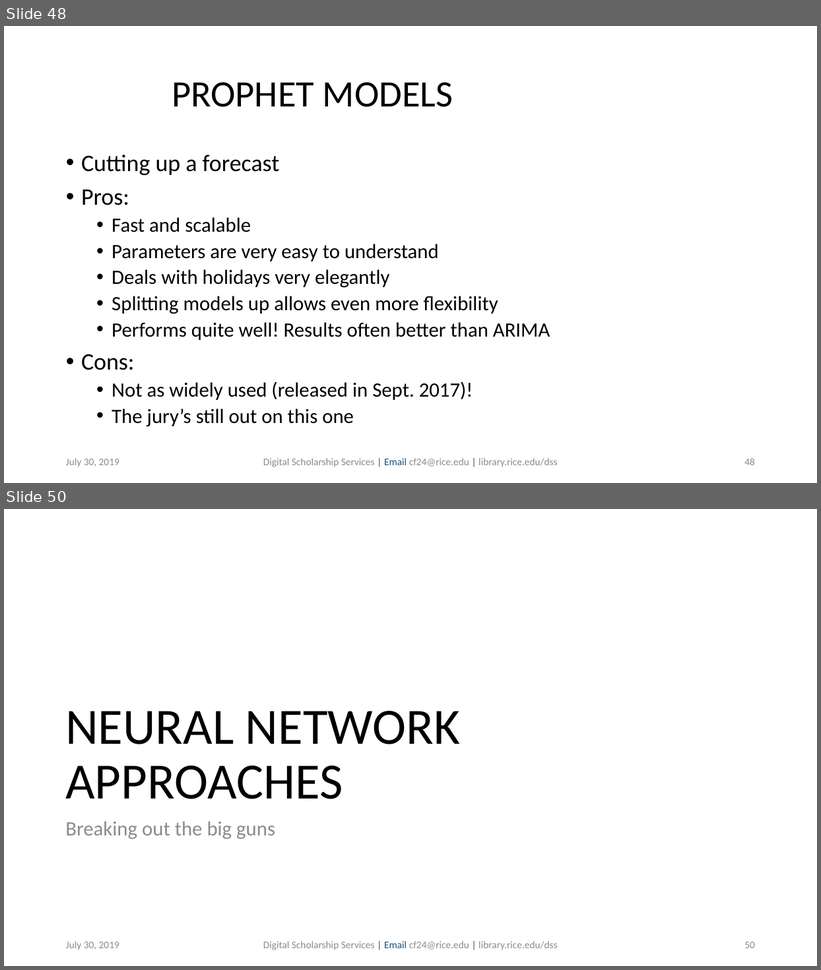
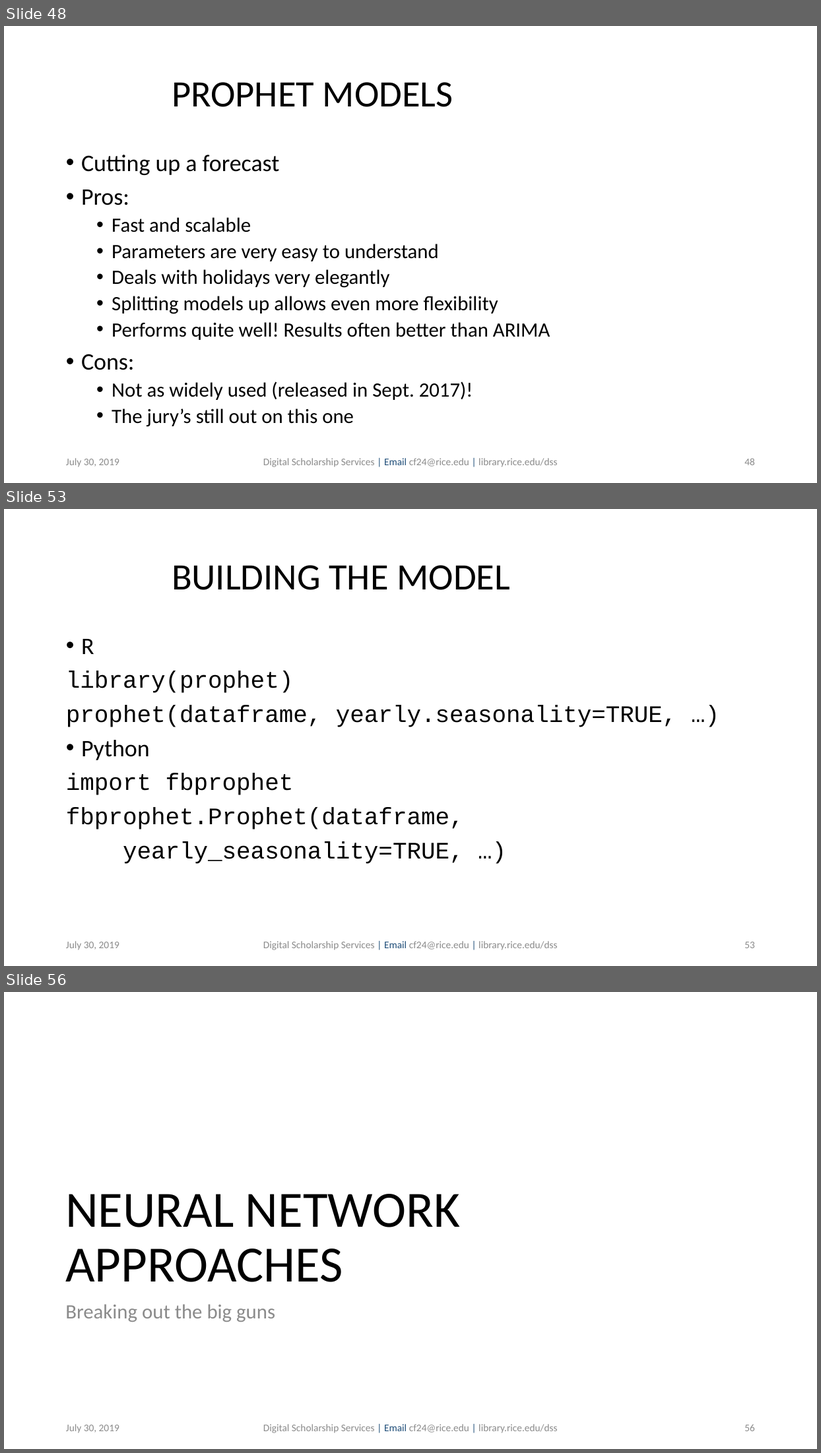
Before and after one commit to bakitybacon/rice-data-and-donuts, a slide deck: tsa/Introduction to Time Series Analysis.pptx. Shown one above the other, each under a label of ours: slides 48 and 50 before the commit, slides 48, 53 and 56 after it; the slides between them are not shown. The pictures are 821x970 and 821x1453 pixels, drawn with LibreOffice and Linux fonts; fonts in the diff are those of the drawing; background and template pictures are left out. Boxes give left, top, right and bottom in pixels: in the first picture for what was removed or moved away, otherwise in the second. Text is boxed around its words. In the diff, an @@ line names an element or a change of style, - is before the commit and + after.

Commit message:
more prophet slides

```diff
--- a/tsa/Introduction to Time Series Analysis.pptx
+++ b/tsa/Introduction to Time Series Analysis.pptx
@@ slide 53 added at [4, 509, 817, 966], background #FFFFFF @@
@@ title added at [172, 565, 510, 590], 44 pt, text #000000 @@
+BUILDING THE MODEL
@@ text added at [66, 639, 677, 864], 28 pt, text #000000 @@
+• R
+library(prophet)
+prophet(dataframe, yearly.seasonality=TRUE, …)
+• Python
+import fbprophet
+fbprophet.Prophet(dataframe,
+yearly_seasonality=TRUE, …)
@@ text added at [66, 941, 120, 951], 12 pt, text #8C8C8C @@
+July 30, 2019
@@ text added at [263, 941, 557, 951], 12 pt, text #8C8C8C @@
+Digital Scholarship Services | Email cf24@rice.edu | library.rice.edu/dss
@@ page number added at [745, 942, 755, 949], 12 pt, text #8C8C8C @@
+53
@@ what was slide 50 is now slide 56 @@
@@ page number at [745, 1424, 755, 1432]: text changed @@
-50
+56
```
Also in this commit, not shown: 4 slides changed, 5 other slides added.
